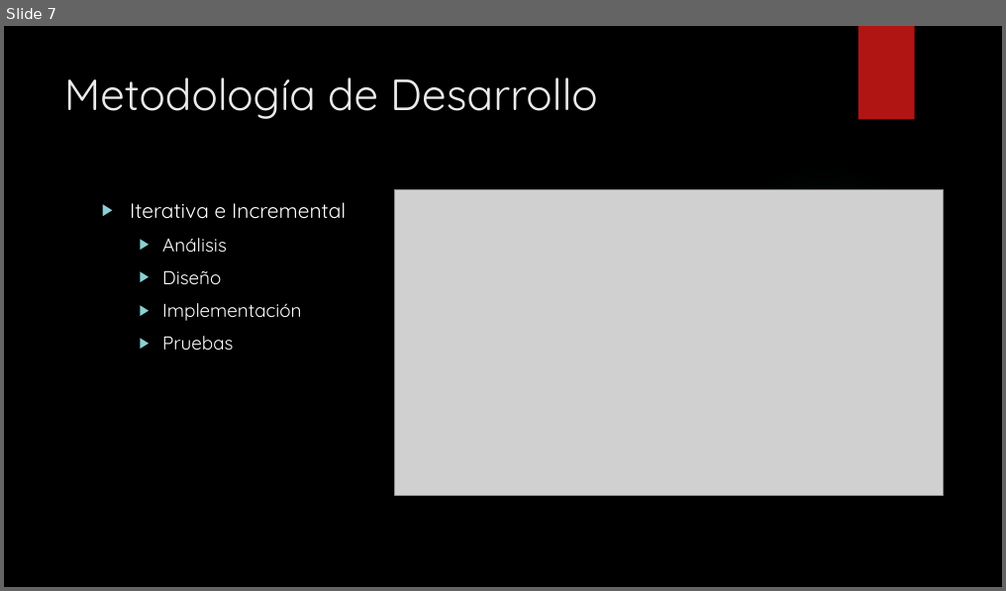
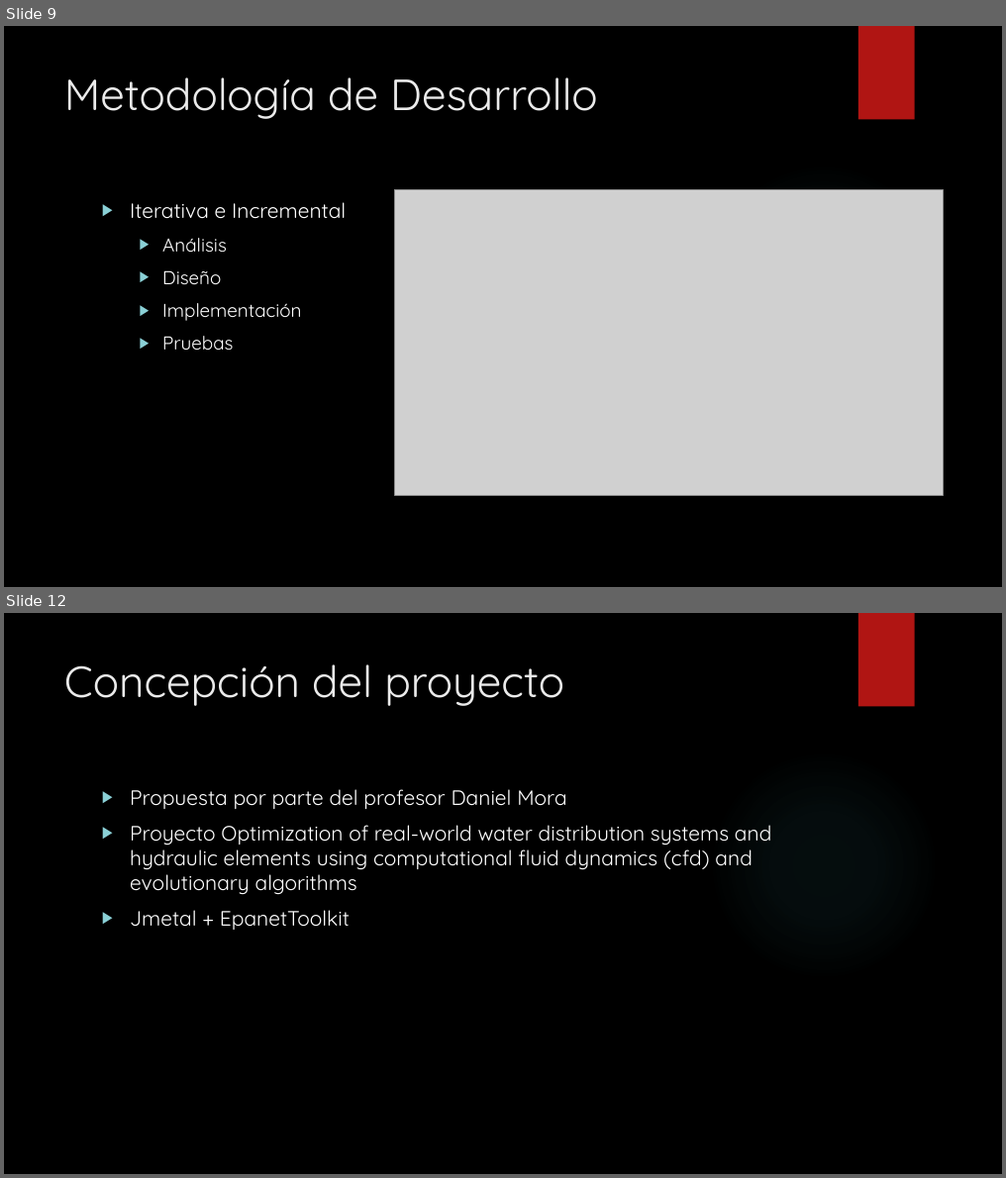
Before and after one commit to gsanhuezafuentes/ProyectoDeMemoria, a slide deck: presentacion/JHawanet.pptx. Shown one above the other, each under a label of ours: slide 7 before the commit, slides 9 and 12 after it; the slides between them are not shown. The pictures are 1006x591 and 1006x1178 pixels, drawn with LibreOffice and Linux fonts; fonts in the diff are those of the drawing; grey boxes stand for pictures; background and template pictures are left out. Boxes give left, top, right and bottom in pixels: in the first picture for what was removed or moved away, otherwise in the second. Text is boxed around its words. In the diff, an @@ line names an element or a change of style, - is before the commit and + after.

```diff
--- a/presentacion/JHawanet.pptx
+++ b/presentacion/JHawanet.pptx
@@ slide 12 added at (4, 613, 1002, 1174), background picture (left out); not listed: 2 template elements that a slide beside it also shows @@
@@ title added at (64, 664, 564, 706), 42 pt, text #EBEBEB @@
+Concepción del proyecto
@@ text added at (130, 789, 771, 930), 20 pt, text #FFFFFF @@
+▶ Propuesta por parte del profesor Daniel Mora
+▶ Proyecto Optimization of real-world water distribution systems and hydraulic elements using computational fluid dynamics (cfd) and evolutionary algorithms
+▶ Jmetal + EpanetToolkit
@@ what was slide 7 is now slide 9 @@
```
Also in this commit, not shown: 6 slides changed, 30 other slides added, 36 other files.
